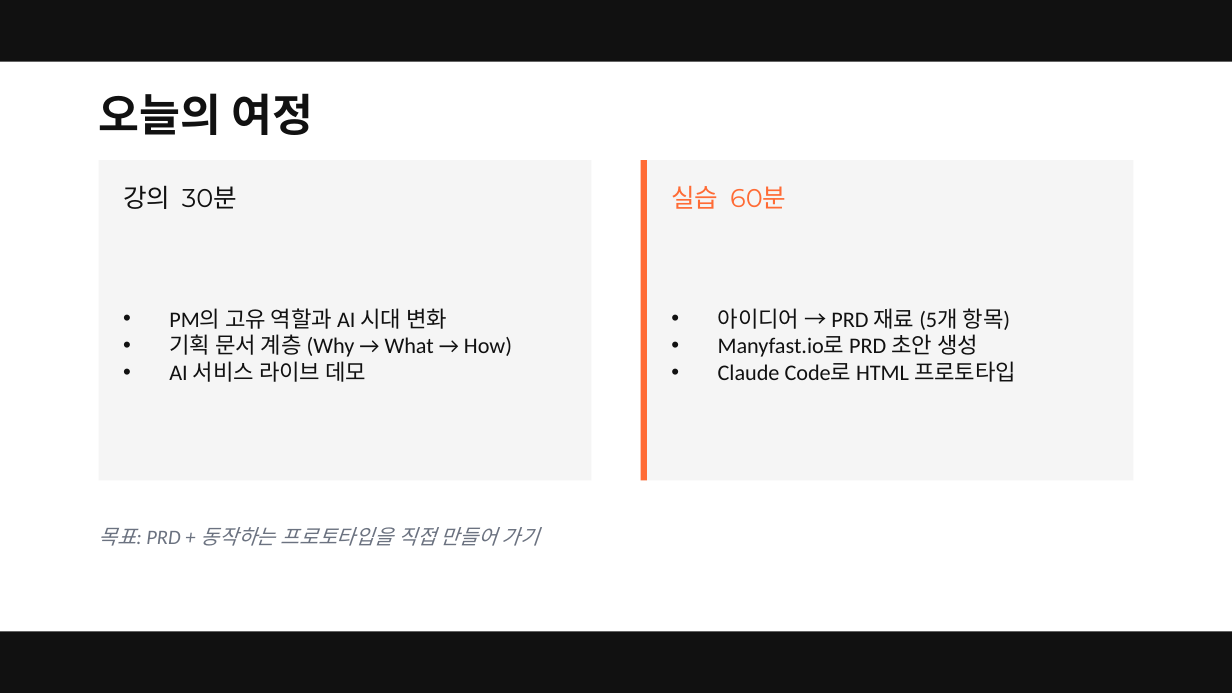
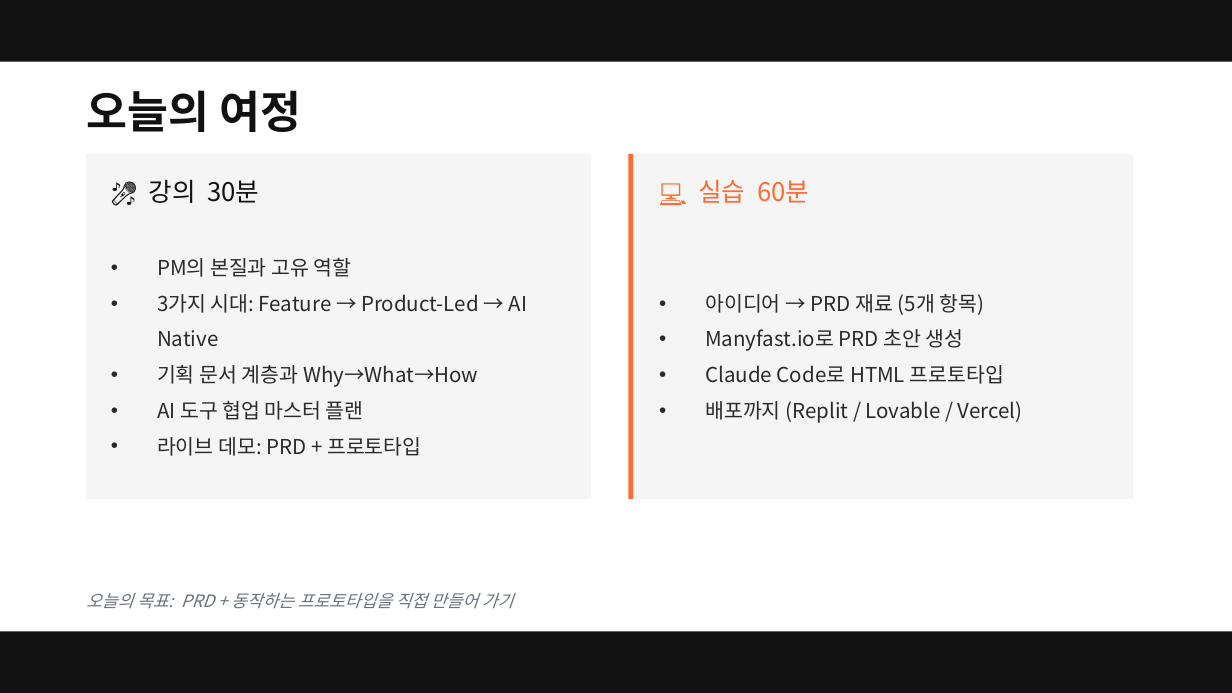
Before and after one commit to smilesjcha/ai-native-pm, a slide deck: slide 2 of projects/26Q3_Fastcampus-Lecture/assets/pptx/ai-native-pm-lecture.pptx. Drawn at 1232x693 pixels with LibreOffice and Linux fonts; fonts in the diff are those of the drawing. Boxes give left, top, right and bottom in pixels: in the first picture for what was removed or moved away, otherwise in the second. Text is boxed around its words. In the diff, an @@ line names an element or a change of style, - is before the commit and + after.

```diff
--- a/projects/26Q3_Fastcampus-Lecture/assets/pptx/ai-native-pm-lecture.pptx
+++ b/projects/26Q3_Fastcampus-Lecture/assets/pptx/ai-native-pm-lecture.pptx
@@ text "오늘의 여정": place and size @@
-text "오늘의 여정" at box(99, 93, 313, 135)
+text "오늘의 여정" at box(86, 90, 301, 132)
@@ text "오늘의 여정" at box(86, 90, 301, 132): font Montserrat to Noto Sans CJK KR @@
@@ rectangle: place and size @@
-rectangle at box(99, 160, 591, 480)
+rectangle at box(86, 154, 591, 499)
@@ text at box(149, 179, 259, 203): text changed; font Montserrat to Noto Sans CJK KR @@
-강의 30분
+🎤 강의 30분
@@ rectangle: place and size @@
-rectangle at box(641, 160, 1133, 480)
+rectangle at box(628, 154, 1133, 499)
@@ rectangle: place and size @@
-rectangle at box(641, 160, 647, 480)
+rectangle at box(628, 154, 633, 499)
@@ text at box(698, 179, 809, 203): text changed; font Montserrat to Noto Sans CJK KR @@
-실습 60분
+💻 실습 60분
@@ text "아이디어 → PRD 재료 (5개 ...": place and size @@
-text "아이디어 → PRD 재료 (5개 ..." at box(718, 308, 1016, 382)
+text "아이디어 → PRD 재료 (5개 ..." at box(705, 294, 1023, 423)
@@ text at box(157, 258, 527, 456): text changed; size 13 to 12 pt; font Calibri to Noto Sans CJK KR; text colour #111111 to #2A2A2A @@
-• PM의 고유 역할과 AI 시대 변화
-• 기획 문서 계층 (Why → What → How)
-• AI 서비스 라이브 데모
+• PM의 본질과 고유 역할
+• 3가지 시대: Feature → Product-Led → AI Native
+• 기획 문서 계층과 Why→What→How
+• AI 도구 협업 마스터 플랜
+• 라이브 데모: PRD + 프로토타입
@@ text at box(705, 294, 1004, 384): size 13 to 12 pt, font Calibri to Noto Sans CJK KR, text colour #111111 to #2A2A2A in "아이디어 → PRD 재료 (5개 항목)", "Manyfast.io로 PRD 초안 생성", "Claude Code로 HTML 프로토타입"; line spacing 1 to 1.45 @@
@@ text at box(705, 401, 1023, 423): paragraph added @@
+• 배포까지 (Replit / Lovable / Vercel)
@@ text at box(86, 593, 513, 609): text changed; size 12 to 10 pt; font Calibri to Noto Sans CJK KR @@
-목표: PRD + 동작하는 프로토타입을 직접 만들어 가기
+오늘의 목표: PRD + 동작하는 프로토타입을 직접 만들어 가기
```
Also in this commit, not shown: 25 other slides changed, 7 slides added, 1 other file.
